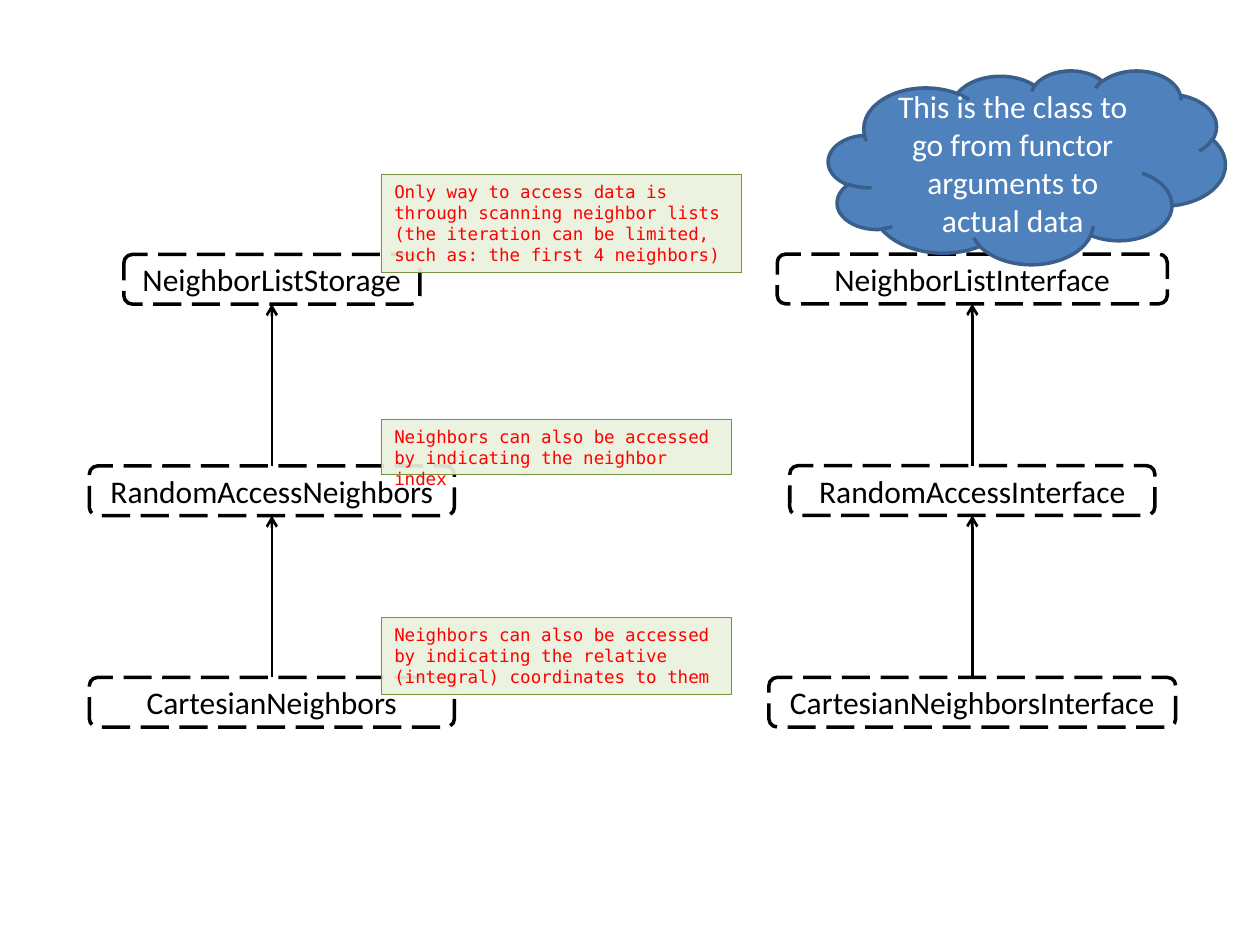
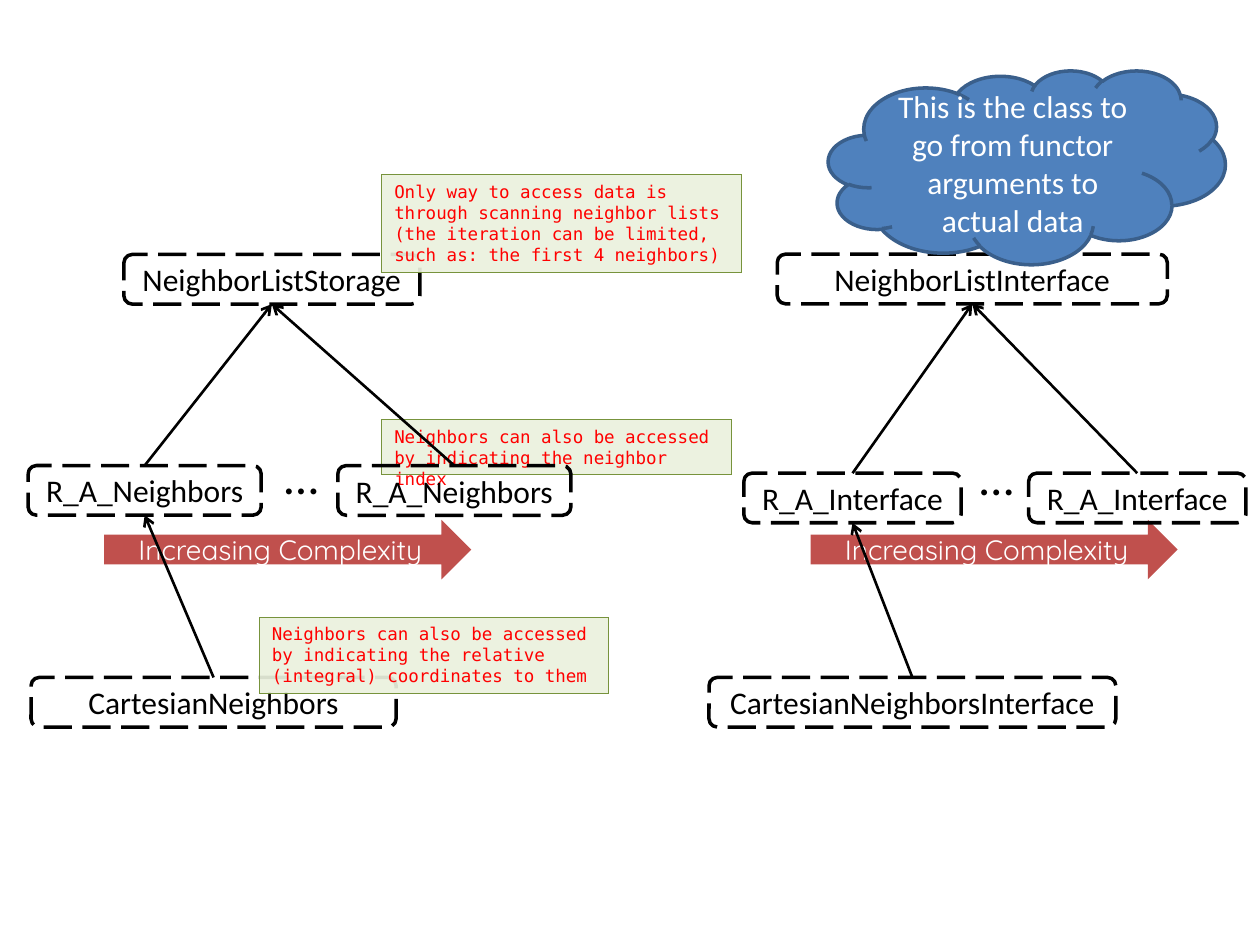
Before and after one commit to GridTools/gridtools, a slide deck: slide 2 of docs/diagrams/gridtoolsconcepts.pptx (slide 3 before the commit). Drawn at 1260x945 pixels with LibreOffice and Linux fonts; fonts in the diff are those of the drawing. Boxes give left, top, right and bottom in pixels: in the first picture for what was removed or moved away, otherwise in the second. Text is boxed around its words. In the diff, an @@ line names an element or a change of style, - is before the commit and + after.

```diff
--- a/docs/diagrams/gridtoolsconcepts.pptx
+++ b/docs/diagrams/gridtoolsconcepts.pptx
@@ arrow moved from (272, 466) - (272, 304) to (145, 466) - (272, 304) @@
@@ arrow added from (455, 466) to (272, 304), #000000 1.5 pt @@
@@ arrow moved from (973, 466) - (973, 304) to (853, 474) - (973, 304) @@
@@ arrow added from (1138, 474) to (973, 304), #000000 1.5 pt @@
@@ text added at bbox=[272, 440, 331, 512], 28 pt, text #000000 @@
+…
@@ text added at bbox=[968, 440, 1027, 512], 28 pt, text #000000 @@
+…
@@ rounded rectangle "R_A_Neighbors": place and size @@
-rounded rectangle "R_A_Neighbors" at bbox=[89, 466, 455, 515]
+rounded rectangle "R_A_Neighbors" at bbox=[28, 466, 261, 515]
@@ rounded rectangle added at bbox=[338, 466, 571, 515], outline #000000 2 pt dashed, 18 pt, text #000000 @@
+R_A_Neighbors
@@ rounded rectangle "R_A_Interface": place and size @@
-rounded rectangle "R_A_Interface" at bbox=[790, 466, 1155, 515]
+rounded rectangle "R_A_Interface" at bbox=[743, 474, 960, 523]
@@ rounded rectangle added at bbox=[1028, 474, 1245, 523], outline #000000 2 pt dashed, 18 pt, text #000000 @@
+R_A_Interface
@@ text in rounded rectangle at bbox=[46, 480, 243, 508]: text changed @@
-RandomAccessNeighbors
+R_A_Neighbors
@@ text in rounded rectangle at bbox=[762, 488, 943, 515]: text changed @@
-RandomAccessInterface
+R_A_Interface
@@ right arrow added at bbox=[105, 520, 471, 580], fill #C0504D, 16 pt, text #FFFFFF @@
+Increasing Complexity
@@ arrow moved from (272, 678) - (272, 515) to (214, 678) - (145, 515) @@
@@ right arrow added at bbox=[810, 520, 1177, 580], fill #C0504D, 16 pt, text #FFFFFF @@
+Increasing Complexity
@@ arrow moved from (973, 678) - (973, 515) to (912, 678) - (853, 523) @@
@@ rectangle "Neighbors can also be accessed ...": place and size @@
-rectangle "Neighbors can also be accessed ..." at bbox=[382, 617, 731, 694]
+rectangle "Neighbors can also be accessed ..." at bbox=[260, 617, 609, 694]
@@ rounded rectangle "CartesianNeighbors": place and size @@
-rounded rectangle "CartesianNeighbors" at bbox=[89, 678, 455, 727]
+rounded rectangle "CartesianNeighbors" at bbox=[32, 678, 397, 727]
@@ rounded rectangle "CartesianNeighborsInterface": place and size @@
-rounded rectangle "CartesianNeighborsInterface" at bbox=[769, 678, 1176, 727]
+rounded rectangle "CartesianNeighborsInterface" at bbox=[709, 678, 1116, 727]
```
Also in this commit, not shown: 1 other slide changed, 2 other files.
